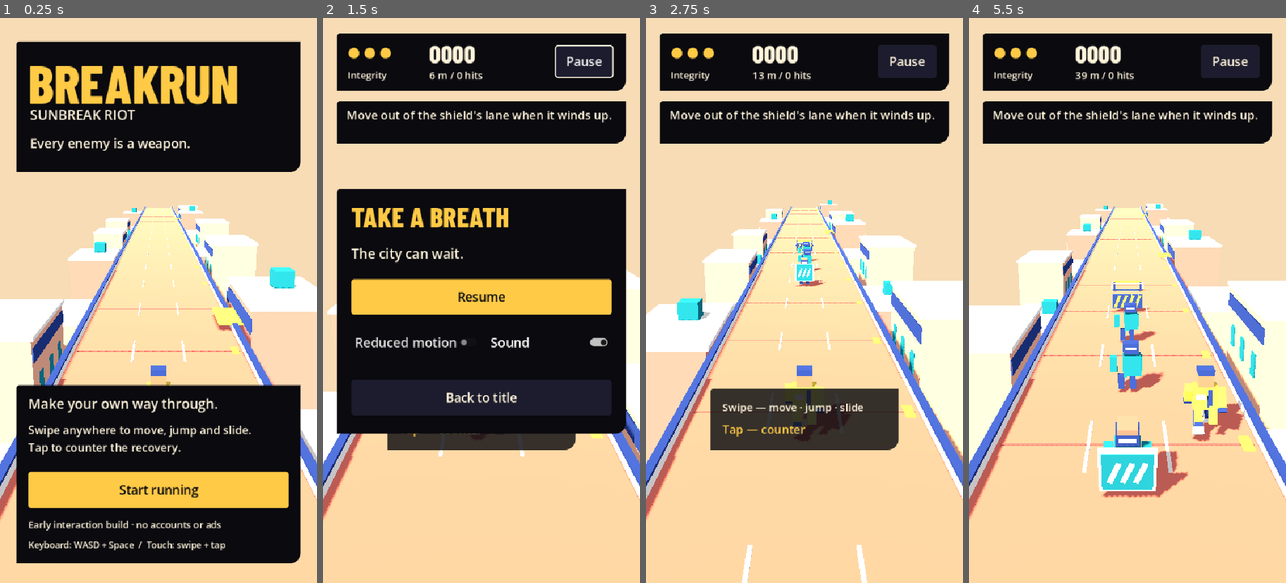
Above: before the commit, frames 1-4 (left to right).
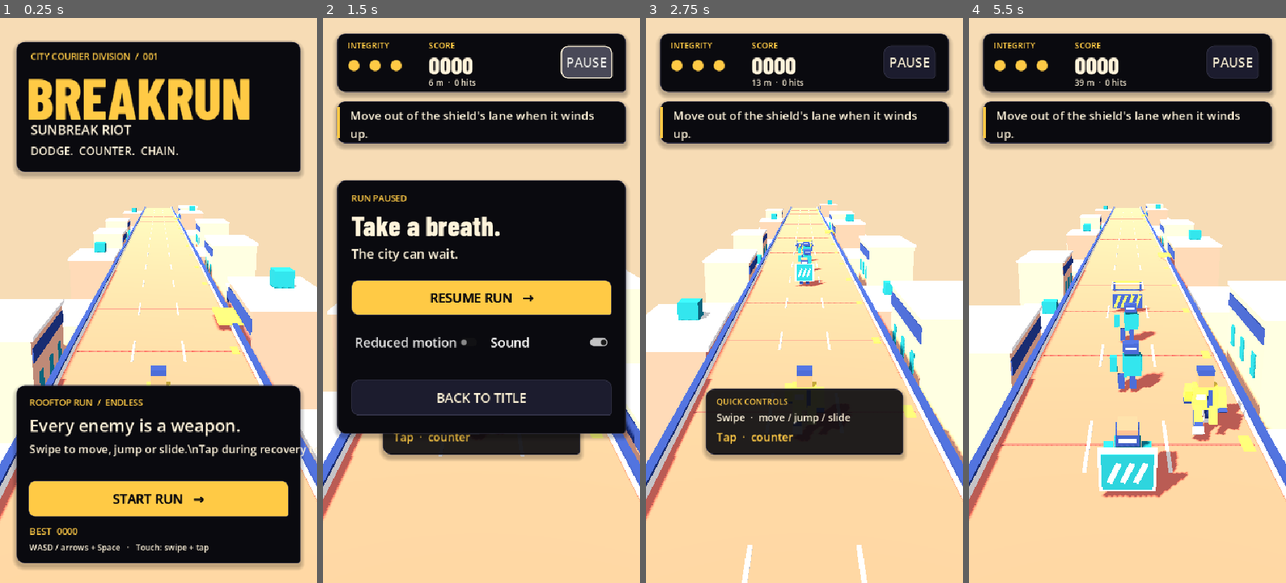
Above: after the commit, the same moments.

Repository: jiracipika/breakrun
Game: Godot game, scene res://scenes/main.tscn
Two runs of this game, one before a commit and one after it. Both use one fixed random seed, a clock stepped at 60 frames per second and the inputs below.
Inputs (mouse positions are in pixels of both pictures, inside the frame that each line leads up to):
- Up to frame 1 (0.25 s): no input
- Up to frame 2 (1.5 s): click "Start running" (after the commit: "START RUN →") at 0.5 s; click "Pause" (after the commit: "PAUSE") at 1.25 s
- Up to frame 3 (2.75 s): click (804, 294) at 2 s, where only the run before the commit has a clickable "Resume"
- Up to frame 4 (5.5 s): tap Enter at 2.75, 2.85, 4.35 s; move the mouse to (1197, 272) at 2.77 s; hold D 2.78-3.5 s; click (1197, 272) at 2.92 s; tap Space at 3.02 s; drag from (1064, 328) to (1111, 413) at 3.52 s; move the mouse to (1159, 176) at 4.27 s; hold D 4.28-5 s; click (1159, 176) at 4.42 s; drag from (1111, 413) to (1032, 215) at 5.02 s

The runs differ from the first frame. In frame 1, 16% of the frame differs, in the area x 4-100%, y 4-98%; in frame 2, 14%; in frame 3, 8.3%; in frame 4, 5.5%.

Commit message:
Polish BREAKRUN title and HUD UI

Diff:
--- a/scripts/main.gd
+++ b/scripts/main.gd
@@ -25,6 +25,9 @@
 var score_label: Label
 var life_label: Label
 var distance_label: Label
+var best_score_label: Label
+var motion_toggle: CheckButton
+var sound_toggle: CheckButton
 var instruction: Label
 var result_label: Label
 var enemy_nodes: Dictionary = {}
@@ -112,8 +115,15 @@
 	node.mouse_filter = Control.MOUSE_FILTER_IGNORE
 	var style := StyleBoxFlat.new()
 	style.bg_color = color
-	style.corner_radius_top_left = 5
-	style.corner_radius_bottom_right = 18
+	style.corner_radius_top_left = 14
+	style.corner_radius_top_right = 14
+	style.corner_radius_bottom_left = 14
+	style.corner_radius_bottom_right = 5
+	style.border_color = Color("39394f")
+	style.set_border_width_all(1)
+	style.shadow_color = Color(0.0, 0.0, 0.0, 0.24)
+	style.shadow_size = 8
+	style.shadow_offset = Vector2(0, 5)
 	node.add_theme_stylebox_override("panel", style)
 	parent.add_child(node)
 	return node
@@ -138,7 +148,10 @@
 	node.size = rect.size
 	# Runner inputs land on touch-down; release-only buttons feel laggy.
 	node.action_mode = BaseButton.ACTION_MODE_BUTTON_PRESS
-	node.add_theme_font_size_override("font_size", 21)
+	node.add_theme_font_size_override("font_size", 22)
+	node.add_theme_constant_override("outline_size", 1)
+	node.focus_mode = Control.FOCUS_ALL
+	node.mouse_default_cursor_shape = Control.CURSOR_POINTING_HAND
 	node.add_theme_color_override("font_color", INK if primary else PAPER)
 	node.add_theme_color_override("font_disabled_color", Color(PAPER, 0.45))
 	for state in ["normal", "hover", "pressed", "focus", "disabled"]:
@@ -148,11 +161,16 @@
 			style.bg_color = PAPER if primary else PANEL.lightened(0.28)
 		elif state == "disabled":
 			style.bg_color = Color("16161f")
+		elif state == "hover" or state == "focus":
+			style.bg_color = GOLD.lightened(0.08) if primary else PANEL.lightened(0.20)
 		else:
 			style.bg_color = GOLD if primary else PANEL
-		style.border_color = PAPER
-		style.set_border_width_all(2 if state in ["focus", "hover", "pressed"] else 0)
-		style.set_corner_radius_all(5)
+		style.border_color = PAPER if state in ["focus", "hover", "pressed"] else Color("39394f")
+		style.set_border_width_all(2 if state in ["focus", "hover", "pressed"] else 1)
+		style.corner_radius_top_left = 12
+		style.corner_radius_top_right = 12
+		style.corner_radius_bottom_left = 12
+		style.corner_radius_bottom_right = 4
 		node.add_theme_stylebox_override(state, style)
 	if action.is_valid():
 		node.pressed.connect(action)
@@ -164,46 +182,58 @@
 	title.name = "Title"
 	interface.add_child(title)
 	panel(title, Rect2(28, 40, 484, 222), INK)
-	label(title, "BREAKRUN", Rect2(48, 54, 450, 94), 92, GOLD)
-	label(title, "SUNBREAK RIOT", Rect2(51, 148, 440, 35), 23)
-	label(title, "Every enemy is a weapon.", Rect2(51, 197, 440, 36), 22)
+	label(title, "CITY COURIER DIVISION  /  001", Rect2(52, 54, 430, 22), 15, GOLD)
+	label(title, "BREAKRUN", Rect2(45, 75, 450, 93), 98, GOLD)
+	label(title, "SUNBREAK RIOT", Rect2(52, 174, 420, 30), 22)
+	label(title, "DODGE.  COUNTER.  CHAIN.", Rect2(52, 212, 430, 28), 19)
 	panel(title, Rect2(28, 624, 484, 303), INK)
-	label(title, "Make your own way through.", Rect2(48, 639, 450, 35), 23)
-	label(title, "Swipe anywhere to move, jump and slide.\nTap to counter the recovery.", Rect2(48, 686, 450, 60), 19)
-	button(title, "Start running", Rect2(48, 771, 444, 62), start_run, true).name = "StartButton"
-	label(title, "Early interaction build · no accounts or ads", Rect2(48, 849, 444, 28), 16)
-	label(title, "Keyboard: WASD + Space  /  Touch: swipe + tap", Rect2(48, 884, 444, 24), 15)
+	label(title, "ROOFTOP RUN  /  ENDLESS", Rect2(50, 642, 430, 22), 15, GOLD)
+	label(title, "Every enemy is a weapon.", Rect2(50, 672, 440, 40), 29)
+	label(title, "Swipe to move, jump or slide.\\nTap during recovery to counter.", Rect2(50, 719, 430, 52), 19)
+	button(title, "START RUN   →", Rect2(48, 786, 444, 62), start_run, true).name = "StartButton"
+	best_score_label = label(title, "BEST  %04d" % best_score, Rect2(50, 860, 160, 22), 16, GOLD)
+	label(title, "WASD / arrows + Space   ·   Touch: swipe + tap", Rect2(50, 890, 440, 20), 14)
 
 func _build_hud() -> void:
 	hud = Control.new()
 	hud.name = "HUD"
 	interface.add_child(hud)
-	panel(hud, Rect2(24, 26, 492, 98), INK)
-	life_label = label(hud, "", Rect2(42, 40, 124, 36), 24, GOLD)
-	label(hud, "Integrity", Rect2(42, 85, 124, 25), 16)
-	score_label = label(hud, "0", Rect2(181, 34, 170, 50), 43)
-	distance_label = label(hud, "", Rect2(181, 85, 170, 26), 17)
-	button(hud, "Pause", Rect2(395, 46, 100, 56), pause_run).name = "PauseButton"
+	panel(hud, Rect2(24, 26, 492, 100), INK)
+	label(hud, "INTEGRITY", Rect2(42, 37, 120, 20), 14, GOLD)
+	life_label = label(hud, "", Rect2(42, 60, 124, 32), 25, PAPER)
+	label(hud, "SCORE", Rect2(180, 37, 175, 20), 14, GOLD)
+	score_label = label(hud, "0", Rect2(180, 54, 175, 48), 42)
+	distance_label = label(hud, "", Rect2(180, 100, 175, 20), 14)
+	button(hud, "PAUSE", Rect2(405, 47, 88, 56), pause_run).name = "PauseButton"
 	panel(hud, Rect2(24, 141, 492, 72), INK)
-	instruction = label(hud, "", Rect2(40, 150, 456, 58), 20)
+	var signal_accent := ColorRect.new()
+	signal_accent.position = Vector2(24, 151)
+	signal_accent.size = Vector2(5, 54)
+	signal_accent.color = GOLD
+	signal_accent.mouse_filter = Control.MOUSE_FILTER_IGNORE
+	hud.add_child(signal_accent)
+	instruction = label(hud, "", Rect2(46, 151, 450, 54), 20)
 	instruction.autowrap_mode = TextServer.AUTOWRAP_WORD_SMART
 	# Gesture legend in the space the old button bar vacated: the whole screen
 	# is the controller now, and this teaches it until the player acts.
-	legend = panel(hud, Rect2(110, 630, 320, 104), Color(INK, 0.82))
+	legend = panel(hud, Rect2(102, 630, 336, 112), Color(INK, 0.88))
 	legend.name = "Legend"
-	label(legend, "Swipe — move · jump · slide", Rect2(20, 18, 280, 30), 18)
-	label(legend, "Tap — counter", Rect2(20, 54, 280, 32), 20, GOLD)
+	label(legend, "QUICK CONTROLS", Rect2(18, 12, 300, 20), 14, GOLD)
+	label(legend, "Swipe  ·  move / jump / slide", Rect2(18, 36, 300, 28), 17)
+	label(legend, "Tap  ·  counter", Rect2(18, 68, 300, 28), 19, GOLD)
 	hud.visible = false
 
 func _build_overlays() -> void:
 	pause_overlay = Control.new()
 	pause_overlay.name = "PauseOverlay"
 	interface.add_child(pause_overlay)
-	panel(pause_overlay, Rect2(24, 291, 492, 415), INK)
-	label(pause_overlay, "TAKE A BREATH", Rect2(48, 308, 440, 62), 48, GOLD)
-	label(pause_overlay, "The city can wait.", Rect2(48, 384, 440, 35), 23)
-	button(pause_overlay, "Resume", Rect2(48, 444, 444, 60), pause_run, true)
-	var motion := CheckButton.new()
+	panel(pause_overlay, Rect2(24, 276, 492, 430), INK)
+	label(pause_overlay, "RUN PAUSED", Rect2(48, 295, 440, 20), 15, GOLD)
+	label(pause_overlay, "Take a breath.", Rect2(48, 323, 440, 58), 48, PAPER)
+	label(pause_overlay, "The city can wait.", Rect2(48, 385, 440, 35), 22)
+	button(pause_overlay, "RESUME RUN   →", Rect2(48, 445, 444, 60), pause_run, true)
+	motion_toggle = CheckButton.new()
+	var motion := motion_toggle
 	motion.text = "Reduced motion"
 	motion.position = Vector2(48, 523)
 	motion.size = Vector2(213, 56)
@@ -213,7 +243,8 @@
 		reduced_motion = value
 		_save_settings())
 	pause_overlay.add_child(motion)
-	var sound := CheckButton.new()
+	sound_toggle = CheckButton.new()
+	var sound := sound_toggle
 	sound.text = "Sound"
 	sound.position = Vector2(279, 523)
 	sound.size = Vector2(213, 56)
@@ -223,17 +254,18 @@
 		muted = not value
 		_save_settings())
 	pause_overlay.add_child(sound)
-	button(pause_overlay, "Back to title", Rect2(48, 615, 444, 60), return_to_title)
+	button(pause_overlay, "BACK TO TITLE", Rect2(48, 615, 444, 60), return_to_title)
 	pause_overlay.visible = false
 	result_overlay = Control.new()
 	result_overlay.name = "ResultOverlay"
 	interface.add_child(result_overlay)
-	panel(result_overlay, Rect2(24, 291, 492, 415), INK)
-	label(result_overlay, "ONE MORE RUN?", Rect2(48, 308, 440, 62), 48, GOLD)
+	panel(result_overlay, Rect2(24, 276, 492, 430), INK)
+	label(result_overlay, "RUN COMPLETE  /  REPORT", Rect2(48, 295, 440, 20), 15, GOLD)
+	label(result_overlay, "One more run?", Rect2(48, 323, 440, 58), 48, PAPER)
 	result_label = label(result_overlay, "", Rect2(48, 385, 440, 150), 22)
 	result_label.autowrap_mode = TextServer.AUTOWRAP_WORD_SMART
-	button(result_overlay, "Run again", Rect2(48, 545, 444, 64), start_run, true)
-	button(result_overlay, "Back to title", Rect2(48, 625, 444, 60), return_to_title)
+	button(result_overlay, "RUN AGAIN   →", Rect2(48, 545, 444, 64), start_run, true)
+	button(result_overlay, "BACK TO TITLE", Rect2(48, 625, 444, 60), return_to_title)
 	result_overlay.visible = false
 
 func _fresh_seed() -> int:
@@ -379,6 +411,12 @@
 		best_score = int(config.get_value("run", "best_score", 0))
 		muted = bool(config.get_value("options", "muted", false))
 		reduced_motion = bool(config.get_value("options", "reduced_motion", false))
+	if motion_toggle != null:
+		motion_toggle.set_pressed_no_signal(reduced_motion)
+	if sound_toggle != null:
+		sound_toggle.set_pressed_no_signal(not muted)
+	if best_score_label != null:
+		best_score_label.text = "BEST  %04d" % best_score
 
 func _save_settings() -> void:
 	var config := ConfigFile.new()
@@ -476,10 +514,12 @@
 	hud.visible = model.state != "title"
 	pause_overlay.visible = model.state == "paused"
 	result_overlay.visible = model.state == "dead"
-	life_label.text = "● ".repeat(maxi(0, model.hp))
+	life_label.text = "●  ".repeat(maxi(0, model.hp)) if model.hp > 0 else "—"
+	life_label.add_theme_color_override("font_color", GOLD if model.hp > 1 else Art.CORAL)
 	score_label.text = "%04d" % model.score
-	var style: String = "  ·  ×%.2f" % model.style_multiplier() if model.combo > 0 else ""
-	distance_label.text = "%d m / %d hits%s" % [int(model.distance), model.combo, style]
+	var style: String = "  ×%.1f" % model.style_multiplier() if model.combo > 0 else ""
+	distance_label.text = "%d m  ·  %d hits%s" % [int(model.distance), model.combo, style]
+	best_score_label.text = "BEST  %04d" % best_score
 	if model.state == "dead" and model.score > best_score:
 		best_score = model.score
 		_save_settings()
